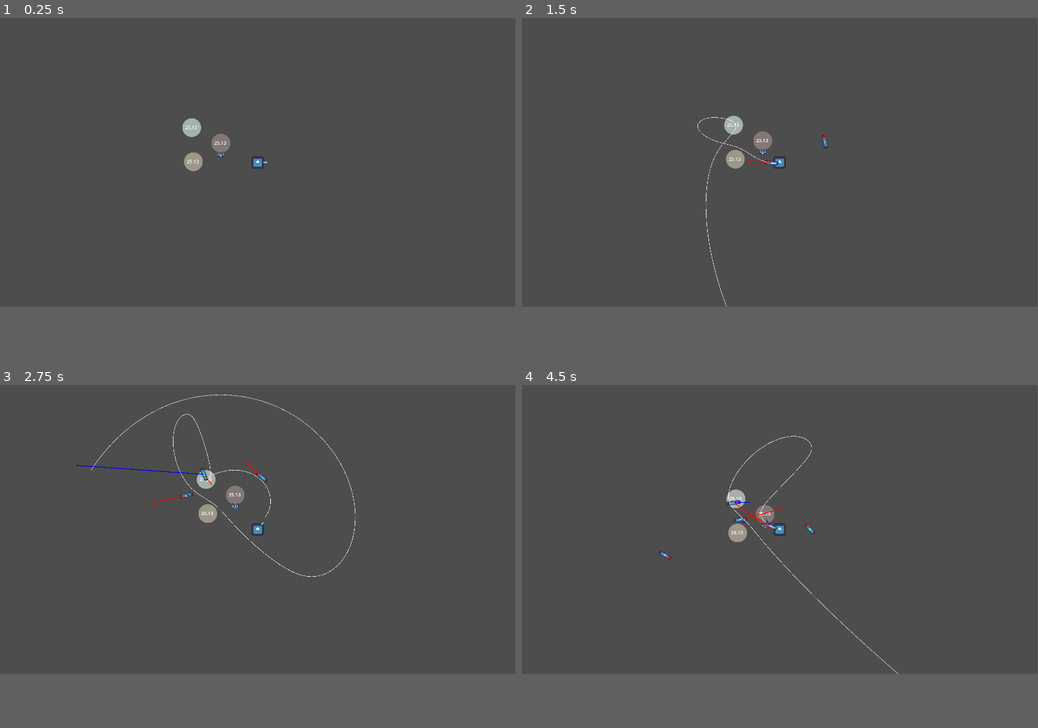
Above: before the commit, frames 1-4 (two rows, left to right).
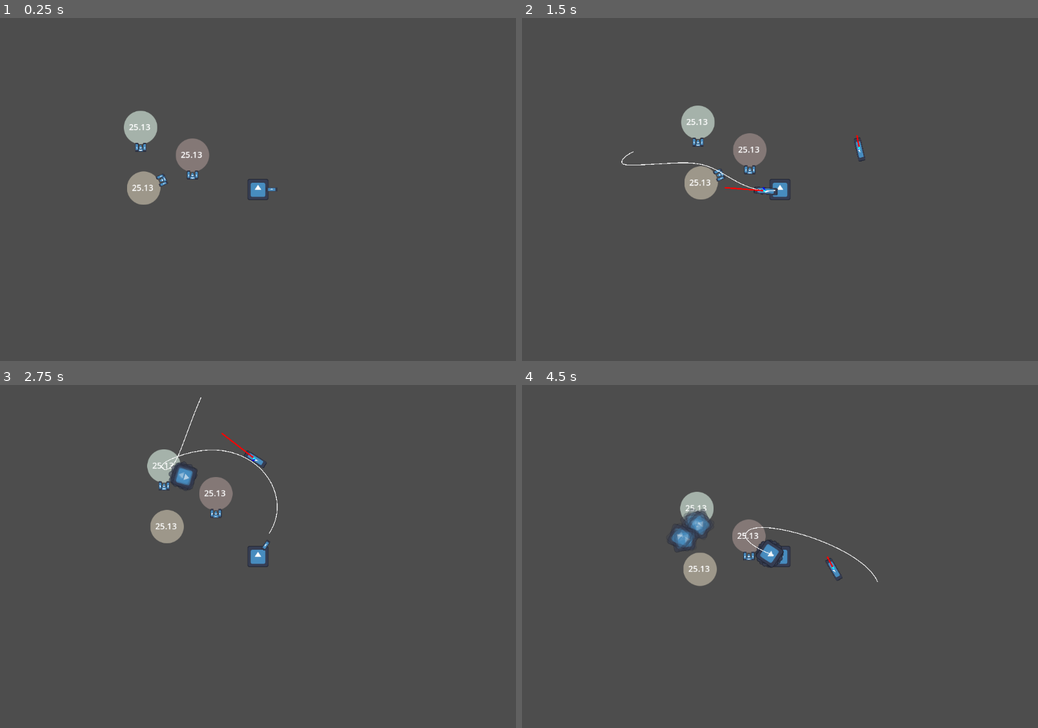
Above: after the commit, the same moments.

Repository: box-shaped/Orbital-Strike
Game: Godot game, scene res://Levels/Level1.tscn
The game is run twice, just before and just after one commit, with the same random seed, the same clock (stepped at 60 frames per second) and the same inputs. This scene is started directly instead of the project's main scene. The engine's default icon, where the game draws it, is replaced by a stand-in: a white triangle on a blue panel in a dark square.
Inputs (mouse positions are in pixels of both pictures, inside the frame that each line leads up to):
- Up to frame 1 (0.25 s): no input
- Up to frame 2 (1.5 s): tap Enter (ui_accept) at 0.5, 0.77 s; move the mouse to (893, 148) at 0.52 s; click (893, 148) at 0.67 s; move the mouse to (676, 175) at 1.27 s; click (676, 175) at 1.42 s
- Up to frame 3 (2.75 s): tap Enter (ui_accept) at 1.52 s; move the mouse to (309, 467) at 2.02 s; click (309, 467) at 2.17 s
- Up to frame 4 (4.5 s): move the mouse to (754, 587) at 2.77 s; click (754, 587) at 2.92 s; tap Enter (ui_accept) at 3.02, 3.77 s; move the mouse to (934, 573) at 3.52 s; click (934, 573) at 3.67 s; move the mouse to (625, 484) at 4.27 s; click (625, 484) at 4.42 s
The window is 799x449 before the commit and 800x533 after it. Grey fills any space a smaller window leaves; there, only what the larger window draws over its background counts as a difference.

The runs differ from the first frame. In frame 1, 2.1% of the frame differs, in the area x 24-54%, y 27-55%; in frame 2, 2.4%; in frame 3, 2.9%, in the area x 14-69%, y 2-56%; in frame 4, 2.9%.

Commit message:
Added collisions
Added collisions and very funni explosion graphic

Diff:
--- a/Levels/Level1.tscn
+++ b/Levels/Level1.tscn
@@ -16,9 +16,13 @@
 [node name="Planet" parent="Planetary Parent" instance=ExtResource("3_a8dqr")]
 position = Vector2(124, 48)
 
+[node name="Facility" parent="Planetary Parent/Planet" instance=ExtResource("4_hep81")]
+
 [node name="Planet3" parent="Planetary Parent" instance=ExtResource("3_a8dqr")]
 position = Vector2(133, 230)
 rotation_ratio = 0.185
+
+[node name="Facility" parent="Planetary Parent/Planet3" instance=ExtResource("4_hep81")]
 
 [node name="Planet4" parent="Planetary Parent" instance=ExtResource("3_a8dqr")]
 position = Vector2(279, 131)
--- a/Planet.tscn
+++ b/Planet.tscn
@@ -21,6 +21,9 @@
 "points": PackedVector2Array(0, -24.3787, 0, 25, 50, 0, 30, 0, -30, 0, 0, 50, 0, 25, 0, -25, -50, 0, -30, 0, 30, 0, 0, -50, 0.795, -25, 0, 0, 50, 0)
 }
 point_count = 5
+
+[sub_resource type="CircleShape2D" id="CircleShape2D_vjiy3"]
+radius = 50.0
 
 [node name="Planet" type="StaticBody2D"]
 script = ExtResource("1_2527t")
@@ -56,3 +59,8 @@
 rotation = 0.0481139
 scale = Vector2(0.5, 0.5)
 progress = 238.131
+
+[node name="Planet" type="Area2D" parent="."]
+
+[node name="CollisionShape2D" type="CollisionShape2D" parent="Planet"]
+shape = SubResource("CircleShape2D_vjiy3")
--- a/bullet.gd
+++ b/bullet.gd
@@ -8,6 +8,7 @@
 var thrust_vector= Vector2(0,0)
 var resultant_gravity = Vector2(0,0)
 var timer = 0
+var active = 1
 
 # Called when the node enters the scene tree for the first time.
 func _ready() -> void:
@@ -25,13 +26,14 @@
 	##m1 and m2 are the masses of the bodies,
 	##and d is the distance between them.
 	## or so sayeth google
+	if !active:return
 	delta*=40
 	move_and_collide(velocity * delta)  # Correctly scale velocity with delta
 	acceleration = Vector2.ZERO
 	acceleration += processMovement($"../../Planetary Parent".get_children())
 	velocity += acceleration * delta  # Scale acceleration by delta
 	thrust_vector = thrust * position.direction_to(position + velocity).normalized()
-	print("b", thrust_vector / velocity)
+	#print("b", thrust_vector / velocity)
 	velocity += (thrust_vector / velocity.length_squared()) * delta  # Apply thrust with delta
 
 	# Clamp velocity and acceleration
@@ -66,11 +68,31 @@
 func draw():
 		#draw_line(Vector2.ZERO, velocity * 50, Color.RED)  # Velocity vector
 	$Lines/Velocity.set_point_position(1,velocity*10)
-	print("velocity",velocity)
+	#print("velocity",velocity)
 	$Lines/Acceleration.set_point_position(1,acceleration*10)
-	print("acceleration",acceleration)
+	#print("acceleration",acceleration)
 	$Lines/GravityForce.set_point_position(1,resultant_gravity*10)
-	print("gravity",resultant_gravity)
+	#print("gravity",resultant_gravity)
 	$Lines/Thrust.set_point_position(1,thrust_vector*10)
-	print("thrust",thrust_vector)
+	#print("thrust",thrust_vector)
 	#$Thrust.set_point_position(1,velocity*20)
+
+func destruct():
+	active=0
+	$Texture.visible=false
+	$Lines.visible=false
+	$Explosion.emitting= true
+	velocity=Vector2.ZERO
+
+
+func _on_bullet_area_entered(area: Area2D) -> void:
+	if area.name == "facility":
+		area.get_parent().destruct()
+		destruct()
+	else:
+		destruct()
+
+
+
+func _on_explosion_finished() -> void:
+	self.queue_free()
--- a/bullet.tscn
+++ b/bullet.tscn
@@ -73,6 +73,33 @@
 scale_over_velocity_curve = SubResource("CurveTexture_ha57s")
 alpha_curve = SubResource("CurveTexture_cr3a4")
 
+[sub_resource type="RectangleShape2D" id="RectangleShape2D_05lgl"]
+size = Vector2(63.964, 19.8198)
+
+[sub_resource type="Curve" id="Curve_t7hyu"]
+_data = [Vector2(0, 1), 0.0, -2.62706, 0, 0, Vector2(1, 0.043956), 0.0, 0.0, 0, 0]
+point_count = 2
+
+[sub_resource type="CurveTexture" id="CurveTexture_cgbnj"]
+curve = SubResource("Curve_t7hyu")
+
+[sub_resource type="ParticleProcessMaterial" id="ParticleProcessMaterial_wjyqs"]
+lifetime_randomness = 0.3
+particle_flag_disable_z = true
+emission_shape = 3
+emission_box_extents = Vector3(1, 1, 1)
+angle_min = -154.8
+angle_max = 162.6
+spread = 180.0
+initial_velocity_min = 21.49
+initial_velocity_max = 48.37
+gravity = Vector3(0, 0, 0)
+linear_accel_min = 54.84
+linear_accel_max = 100.0
+radial_accel_min = -2.23517e-06
+radial_accel_max = 18.28
+alpha_curve = SubResource("CurveTexture_cgbnj")
+
 [node name="Bullet" type="CharacterBody2D"]
 scale = Vector2(1.11, 1.11)
 motion_mode = 1
@@ -89,7 +116,7 @@
 shape = SubResource("RectangleShape2D_4qxqw")
 disabled = true
 
-[node name="Sprite2D" type="Sprite2D" parent="."]
+[node name="Texture" type="Sprite2D" parent="."]
 scale = Vector2(1, 0.3)
 texture = ExtResource("2_cvjot")
 
@@ -132,3 +159,20 @@
 process_material = SubResource("ParticleProcessMaterial_i8f55")
 texture = ExtResource("4_qnk3m")
 lifetime = 2.0
+
+[node name="bullet" type="Area2D" parent="."]
+
+[node name="CollisionShape2D" type="CollisionShape2D" parent="bullet"]
+position = Vector2(-0.45045, -0.9009)
+shape = SubResource("RectangleShape2D_05lgl")
+
+[node name="Explosion" type="GPUParticles2D" parent="."]
+scale = Vector2(0.4, 0.4)
+emitting = false
+process_material = SubResource("ParticleProcessMaterial_wjyqs")
+texture = ExtResource("2_cvjot")
+one_shot = true
+explosiveness = 1.0
+
+[connection signal="area_entered" from="bullet" to="." method="_on_bullet_area_entered"]
+[connection signal="finished" from="Explosion" to="." method="_on_explosion_finished"]
--- a/controller.gd
+++ b/controller.gd
@@ -10,7 +10,7 @@
 @export var top_acceleration: Vector2 = Vector2(20, 20)
 @export var pew = 0.5
 @export_category("Trajectory Prediction")
-@export var trajectory_steps = 5000
+@export var trajectory_steps = 500
 var readyforprocess=false
 @export var trajectory_step_time = 0.1
 @export var thrust = 1.3
@@ -31,12 +31,13 @@
 	# Launch the player in the opposite direction to the bullet
 
 	var bullet = preload("res://bullet.tscn").instantiate()
+	$"../BulletParent".add_child(bullet)
 	bullet.rotation = $gunpivot.rotation
 	bullet.velocity = Vector2(cos($gunpivot.rotation), sin($gunpivot.rotation)) * pew
 	bullet.position = position
 	generate_trajectory(bullet.position, bullet.velocity)
 	draw_trajectory()
-	$"../BulletParent".add_child(bullet)
+	# $"../BulletParent".add_child(bullet)
 	velocity += get_global_mouse_position().direction_to(position).normalized() * recoil
 
 
--- a/facility.gd
+++ b/facility.gd
@@ -9,3 +9,13 @@
 # Called every frame. 'delta' is the elapsed time since the previous frame.
 func _process(delta: float) -> void:
 	pass
+func destruct():
+	$Sprite2D.visible=false
+	$Sprite2D2.visible=false
+	$Sprite2D3.visible=false
+	$Polygon2D.visible=false
+	$Explosion.emitting= true
+
+
+func _on_explosion_finished() -> void:
+	self.queue_free()
--- a/facility.tscn
+++ b/facility.tscn
@@ -1,7 +1,34 @@
-[gd_scene load_steps=3 format=3 uid="uid://csbp13etlt0mm"]
+[gd_scene load_steps=7 format=3 uid="uid://csbp13etlt0mm"]
 
 [ext_resource type="Texture2D" uid="uid://clsofo8q2lyyk" path="res://icon.svg" id="1_2p3oa"]
 [ext_resource type="Script" path="res://facility.gd" id="1_36y47"]
+
+[sub_resource type="RectangleShape2D" id="RectangleShape2D_4vwox"]
+size = Vector2(70, 56)
+
+[sub_resource type="Curve" id="Curve_go0t6"]
+_data = [Vector2(0, 1), 0.0, -2.62706, 0, 0, Vector2(1, 0.043956), 0.0, 0.0, 0, 0]
+point_count = 2
+
+[sub_resource type="CurveTexture" id="CurveTexture_x8alo"]
+curve = SubResource("Curve_go0t6")
+
+[sub_resource type="ParticleProcessMaterial" id="ParticleProcessMaterial_gsnli"]
+lifetime_randomness = 0.3
+particle_flag_disable_z = true
+emission_shape = 3
+emission_box_extents = Vector3(1, 1, 1)
+angle_min = -154.8
+angle_max = 162.6
+spread = 180.0
+initial_velocity_min = 21.49
+initial_velocity_max = 48.37
+gravity = Vector3(0, 0, 0)
+linear_accel_min = 54.84
+linear_accel_max = 100.0
+radial_accel_min = -2.23517e-06
+radial_accel_max = 18.28
+alpha_curve = SubResource("CurveTexture_x8alo")
 
 [node name="Facility" type="Node2D"]
 script = ExtResource("1_36y47")
@@ -27,3 +54,20 @@
 position = Vector2(22.6, -19)
 scale = Vector2(0.3, 0.84375)
 texture = ExtResource("1_2p3oa")
+
+[node name="facility" type="Area2D" parent="."]
+
+[node name="CollisionShape2D" type="CollisionShape2D" parent="facility"]
+position = Vector2(-1, -21)
+shape = SubResource("RectangleShape2D_4vwox")
+
+[node name="Explosion" type="GPUParticles2D" parent="."]
+emitting = false
+process_material = SubResource("ParticleProcessMaterial_gsnli")
+texture = ExtResource("1_2p3oa")
+one_shot = true
+explosiveness = 1.0
+
+[connection signal="area_entered" from="facility" to="." method="_on_detector_area_entered"]
+[connection signal="body_entered" from="facility" to="." method="_on_detector_body_entered"]
+[connection signal="finished" from="Explosion" to="." method="_on_explosion_finished"]
--- a/project.godot
+++ b/project.godot
@@ -17,8 +17,8 @@
 
 [display]
 
-window/size/viewport_width=1920
-window/size/viewport_height=1080
+window/size/viewport_width=1080
+window/size/viewport_height=720
 
 [input]
 
Not shown: 1 places in Planet.tscn that only renumber resources
Not shown: 1 places in bullet.tscn that only renumber resources
